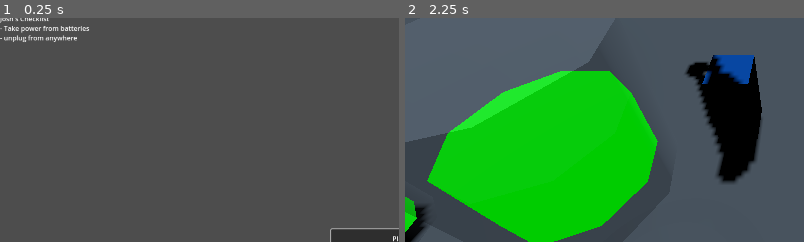
Above: before the commit, frames 1-2 (left to right).
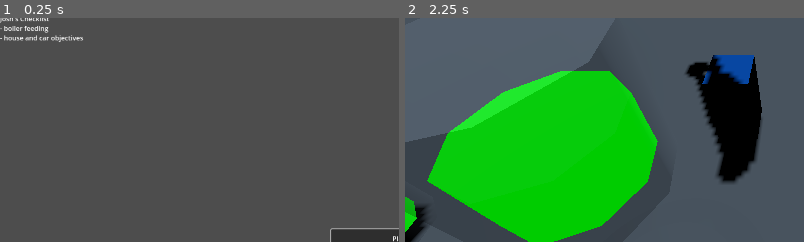
Above: after the commit, the same moments.

Repository: joshandersn/power
Game: Godot game, scene res://Scenes/main.tscn
Two runs of this game, one before a commit and one after it. Both use one fixed random seed, a clock stepped at 60 frames per second and the inputs below.
Inputs (mouse positions are % of the whole screen's width and height, from its top left):
- Up to frame 1 (0.25 s): no input
- Up to frame 2 (2.25 s): click "Play" at 0.5 s; click "Play" at 1.25 s; tap Enter at 2 s; move the mouse to (72, 45) at 2.02 s; hold D (move_right) from 2.03 s (still down); right-click (72, 45) at 2.1 s
The pictures show only the part of the screen within x 0-50%, y 40-90%; the shares and areas given below are measured in that part.

The runs differ from the first frame. In frame 1, 0.5% of the frame differs, in the area x 1-23%, y 3-11%; in frame 2, nothing differs.

Commit message:
code cleanup

Diff:
--- a/Gadgets/boiler.tres
+++ b/Gadgets/boiler.tres
@@ -7,7 +7,7 @@
 script = ExtResource("1_3c0y3")
 scene = ExtResource("1_b67er")
 title = "Boiler"
-power = 1000.0
+power = 0.0
 knocked_over = false
 broken = false
 heavy = true
--- a/Items/plug_head.gd
+++ b/Items/plug_head.gd
@@ -11,28 +11,21 @@
 
 func update_connections():
 	if plugged_into and "update_item" in plugged_into:
-		print("asljkd")
 		plugged_into.update_item()
 	if other_plug.plugged_into and "update_item" in other_plug.plugged_into:
 		other_plug.plugged_into.update_item()
-		print("asljkasdasdd", other_plug.plugged_into)
 
 
 func pass_power(amt: int):
 	if other_plug.plugged_into and plugged_into:
-		print(other_plug.plugged_into.is_output)
 		if other_plug.plugged_into.is_output:
-			print("current", other_plug.plugged_into)
 			if plugged_into and "recevie_power" in plugged_into:
 				other_plug.plugged_into.item_resource.power -= amt
 				plugged_into.receive_power(amt)
-				print("A) sending power to ", plugged_into)
 		elif plugged_into.is_output:
-			print("current ", plugged_into)
 			if other_plug.plugged_into and "receive_power" in other_plug.plugged_into:
 				plugged_into.item_resource.power -= amt
 				other_plug.plugged_into.receive_power(amt)
-				print("B) sending power to ", other_plug.plugged_into)
 		update_connections()
 
 
--- a/Scenes/titleScreen.tscn
+++ b/Scenes/titleScreen.tscn
@@ -52,7 +52,7 @@
 grow_vertical = 2
 bbcode_enabled = true
 text = "Josh's Checklist
-- Take power from batteries
-- unplug from anywhere"
+- boiler feeding
+- house and car objectives"
 
 [connection signal="pressed" from="UI/Play" to="UI" method="_on_play_pressed"]
Not shown: 2 places in Items/WorkLight.tscn that only renumber resources
Not shown: 3 places in Scenes/level01.tscn that only renumber resources
